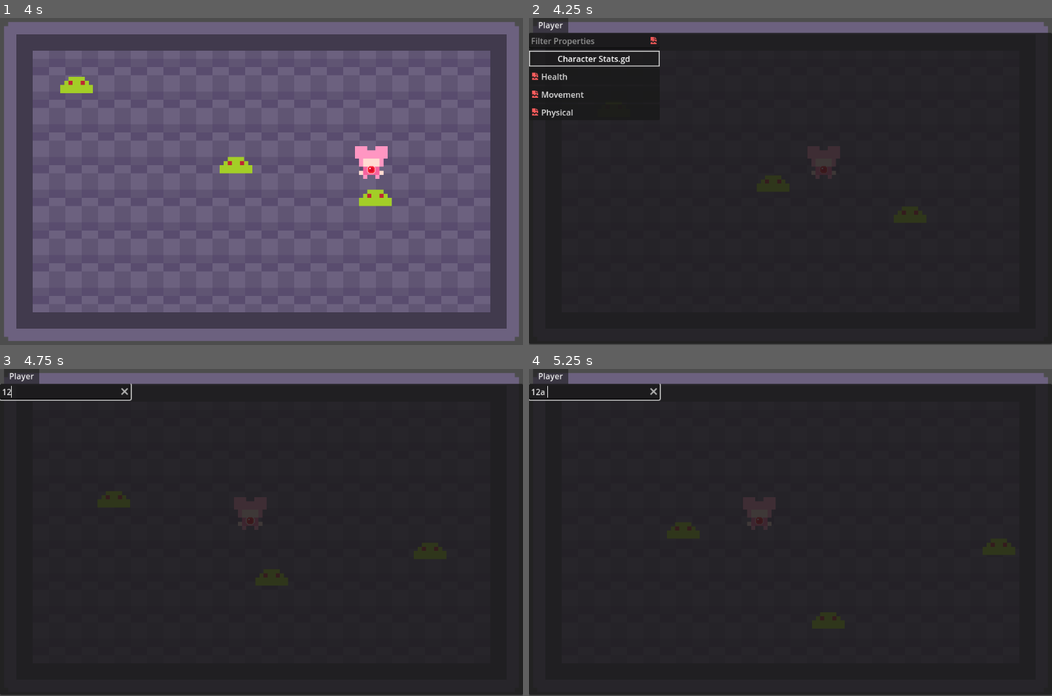
Above: before the commit, frames 1-4 (two rows, left to right).
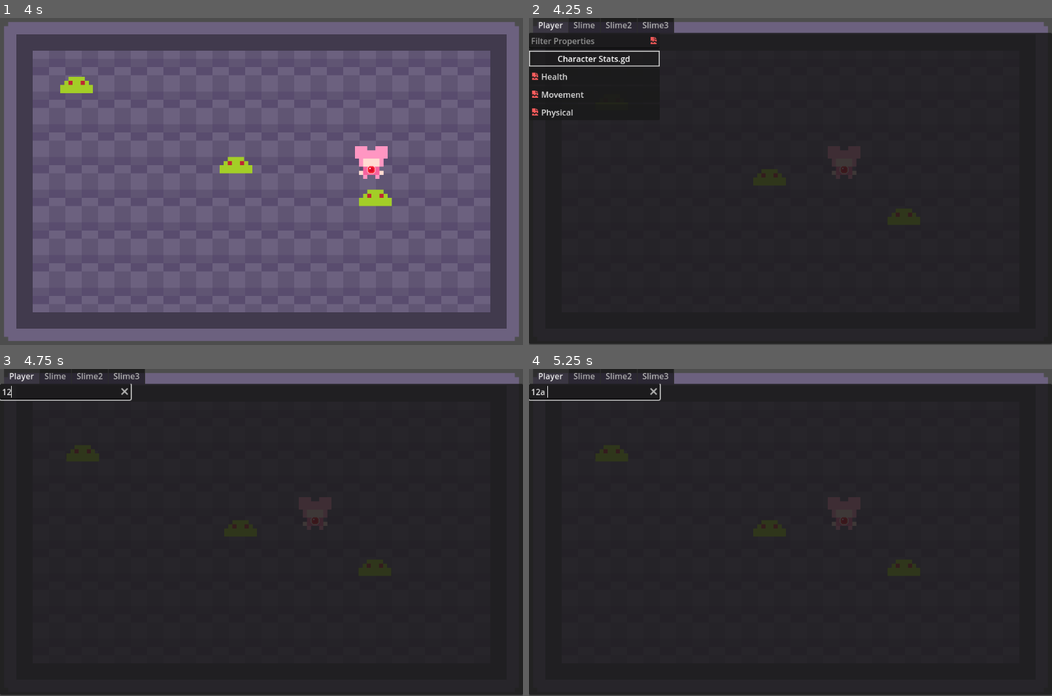
Above: after the commit, the same moments.

Repository: MagicalMegaDev/Magical-Persona-Repo
Game: Godot game, scene res://Assets/Scenes/main.tscn
The game is run twice, just before and just after one commit, with the same random seed, the same clock (stepped at 60 frames per second) and the same inputs.
Inputs (mouse positions are in pixels of both pictures, inside the frame that each line leads up to):
- Up to frame 1 (4 s): tap Enter at 0.5 s; hold D (move_right) 0.53-1.28 s; tap Space (speed) every 0.75 s from 0.6 to 3.6 s; hold S (move_down) 1.28-2.03 s; hold D (move_right) 2.03-2.78 s; hold W (move_up) 2.78-3.53 s; hold A (move_left) from 3.53 s (still down)
- Up to frame 2 (4.25 s): keep holding A (move_left); tap Tab (debug_menu) at 4.15 s
- Up to frame 3 (4.75 s): release A (move_left) at 4.25 s; click (62, 391) at 4.27 s; type "12" at 4.35 s
- Up to frame 4 (5.25 s): hold A (move_left) from 5.03 s (still down); tap Space (speed) at 5.1 s

Frame 1 is identical in both runs. In frame 2, 1.4% of the frame differs, in the area x 7-74%, y 0-61%; in frame 3, 1.4%; in frame 4, 1.4%, in the area x 7-64%, y 0-50%.

Commit message:
DebugMenu Pauses Now

Diff:
--- a/Assets/Scenes/UI/Debug/DebugMenu.tscn
+++ b/Assets/Scenes/UI/Debug/DebugMenu.tscn
@@ -3,6 +3,7 @@
 [ext_resource type="Script" uid="uid://3hpjktijmboh" path="res://Assets/Scripts/Globals/DebugMenu.gd" id="1_j4k8n"]
 
 [node name="TestDebugMenu" type="Control" node_paths=PackedStringArray("tab_container")]
+process_mode = 3
 z_index = 10
 layout_mode = 3
 anchors_preset = 15
--- a/Assets/Scenes/main.tscn
+++ b/Assets/Scenes/main.tscn
@@ -52,13 +52,13 @@
 script = ExtResource("4_guoxd")
 metadata/_custom_type_script = "uid://cj6appwlvrvxk"
 
-[node name="Enemy" parent="." instance=ExtResource("5_rvsrt")]
+[node name="Slime" parent="." instance=ExtResource("5_rvsrt")]
 position = Vector2(512, 184)
 
-[node name="Enemy2" parent="." instance=ExtResource("5_rvsrt")]
+[node name="Slime2" parent="." instance=ExtResource("5_rvsrt")]
 position = Vector2(242, 246)
 
-[node name="Enemy3" parent="." instance=ExtResource("5_rvsrt")]
+[node name="Slime3" parent="." instance=ExtResource("5_rvsrt")]
 position = Vector2(778, 253)
 
 [node name="TileMapLayer" type="TileMapLayer" parent="." groups=["Environment"]]
--- a/Assets/Scripts/Characters/BaseCharacter.gd
+++ b/Assets/Scripts/Characters/BaseCharacter.gd
@@ -66,4 +66,4 @@
 	queue_free()
 
 func _debug():
-	TestDebugMenu._add_inspector(stats, "Player")
+	TestDebugMenu._add_inspector(stats, name)
--- a/Assets/Scripts/Characters/Enemies/BaseEnemy.gd
+++ b/Assets/Scripts/Characters/Enemies/BaseEnemy.gd
@@ -5,6 +5,7 @@
 signal died(BaseEnemy)
 
 func _ready():
+	super()
 	self.add_to_group("Enemies")
 
 func _on_death():
--- a/Assets/Scripts/Globals/DebugMenu.gd
+++ b/Assets/Scripts/Globals/DebugMenu.gd
@@ -9,6 +9,8 @@
 func _process(delta):
 	if(Input.is_action_just_pressed("debug_menu")):
 		visible = !visible
+		get_tree().paused = visible
+
 
 func _create_panel(panel_name:String):
 	var panel := PanelContainer.new()
